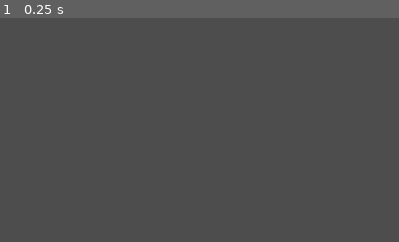
Above: before the commit, frame 1.
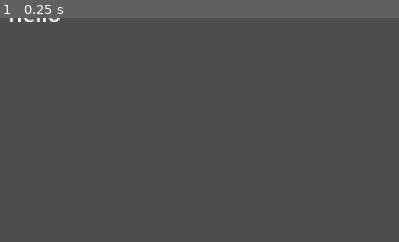
Above: after the commit, the same moment.

Repository: BigMouthInc/CS-IMGD4100GameJam
Game: Godot game, scene res://Scenes/main.tscn
The game is run twice, just before and just after one commit, with the same random seed, the same clock (stepped at 60 frames per second) and the same inputs.
Inputs:
- Up to frame 1 (0.25 s): no input
The pictures show only the part of the screen within x 0-50%, y 0-50%; the shares and areas given below are measured in that part.

The runs differ from the first frame. In frame 1, 0.1% of the frame differs, in the area x 2-16%, y 0-2%.

Commit message:
Update main.tscn

Diff:
--- a/cs-imgd-4100-game-jam!/Scenes/main.tscn
+++ b/cs-imgd-4100-game-jam!/Scenes/main.tscn
@@ -17,6 +17,9 @@
 
 [node name="Main" type="Node2D"]
 
+[node name="GameManager" type="Node" parent="."]
+unique_name_in_owner = true
+
 [node name="Player" parent="." instance=ExtResource("1_jjgbg")]
 position = Vector2(88, -72)
 
@@ -31,3 +34,15 @@
 
 [node name="Block" parent="." instance=ExtResource("3_8gbba")]
 position = Vector2(168, -80)
+
+[node name="Timer" type="Timer" parent="."]
+wait_time = 30.0
+one_shot = true
+autostart = true
+
+[node name="Label" type="Label" parent="."]
+offset_left = 6.0
+offset_top = -345.0
+offset_right = 46.0
+offset_bottom = -322.0
+text = "hello"
